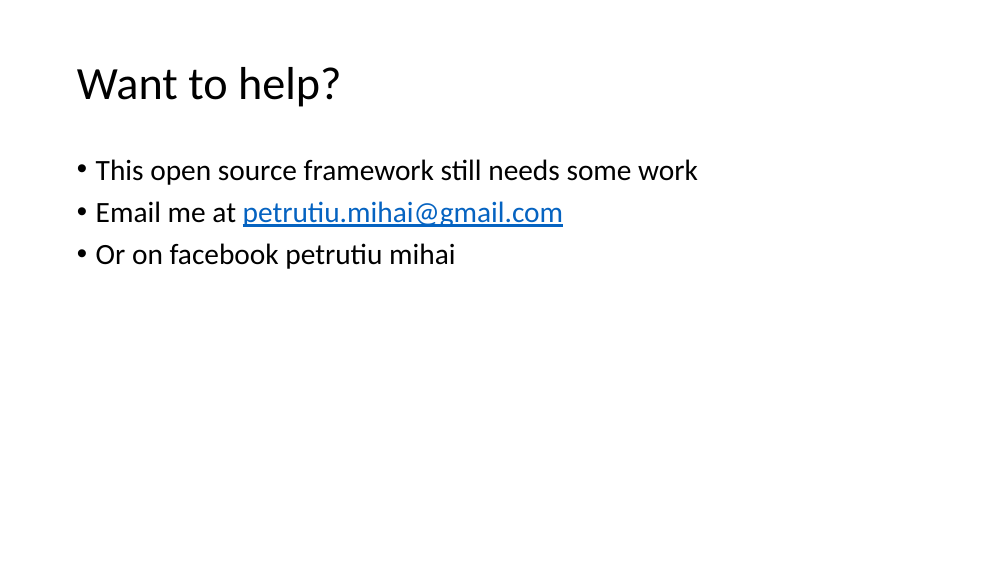
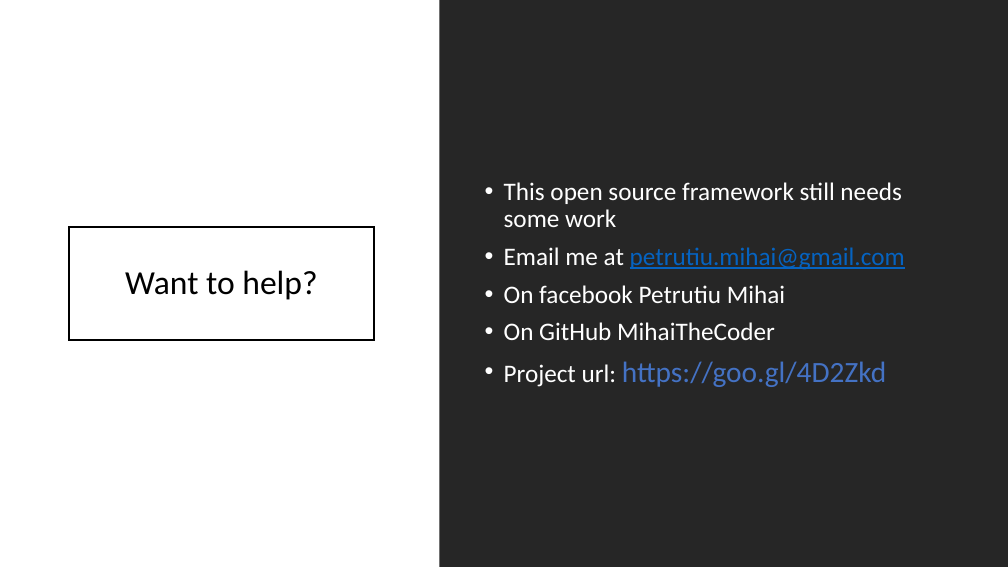
Before and after one commit to MihaiTheCoder/EventMadness, a slide deck: slide 42 of Reactive programming.pptx. Drawn at 1008x567 pixels with LibreOffice and Linux fonts; fonts in the diff are those of the drawing. Boxes give left, top, right and bottom in pixels: in the first picture for what was removed or moved away, otherwise in the second. Text is boxed around its words. In the diff, an @@ line names an element or a change of style, - is before the commit and + after.

Commit message:
Update presentation

```diff
--- a/Reactive programming.pptx
+++ b/Reactive programming.pptx
@@ rectangle added at (439, 0, 1008, 567), fill #262626 @@
@@ text "This open source framework still ...": place and size @@
-text "This open source framework still ..." at (96, 159, 698, 269)
+text "This open source framework still ..." at (504, 182, 905, 387)
@@ text "This open source framework still ..." at (504, 182, 905, 387): vertical alignment top to middle @@
@@ text at (504, 182, 905, 270): size 28 to 24 pt in "This open source framework still needs some ...", "Email me at petrutiu.mihai@gmail.com"; text colour #000000 to #FFFFFF in "This open source framework still needs some ...", "Email me at" @@
@@ title "Want to help?": place and size @@
-title "Want to help?" at (77, 67, 341, 107)
+title "Want to help?" at (69, 227, 375, 340)
@@ title "Want to help?" at (69, 227, 375, 340): size 44 to 32 pt; alignment left to centre; fill none to #FFFFFF at 50% opacity; outline none to #000000 2 pt @@
@@ text at (504, 285, 886, 387): text changed; size 28 to 24 pt; text colour #000000 to #FFFFFF @@
-• Or on facebook petrutiu mihai
+• On facebook Petrutiu Mihai
+• On GitHub MihaiTheCoder
+• Project url: https://goo.gl/4D2Zkd
```
